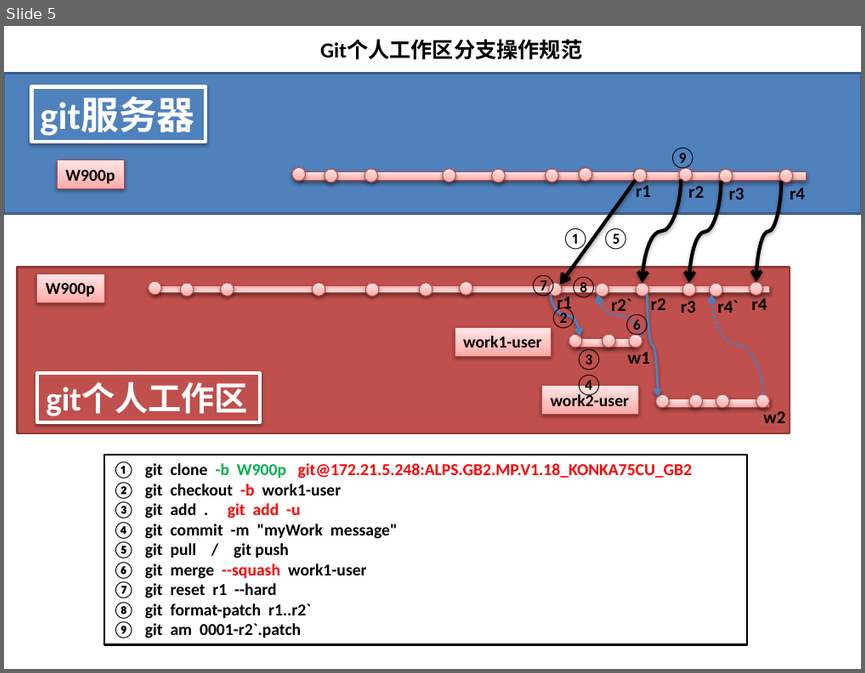
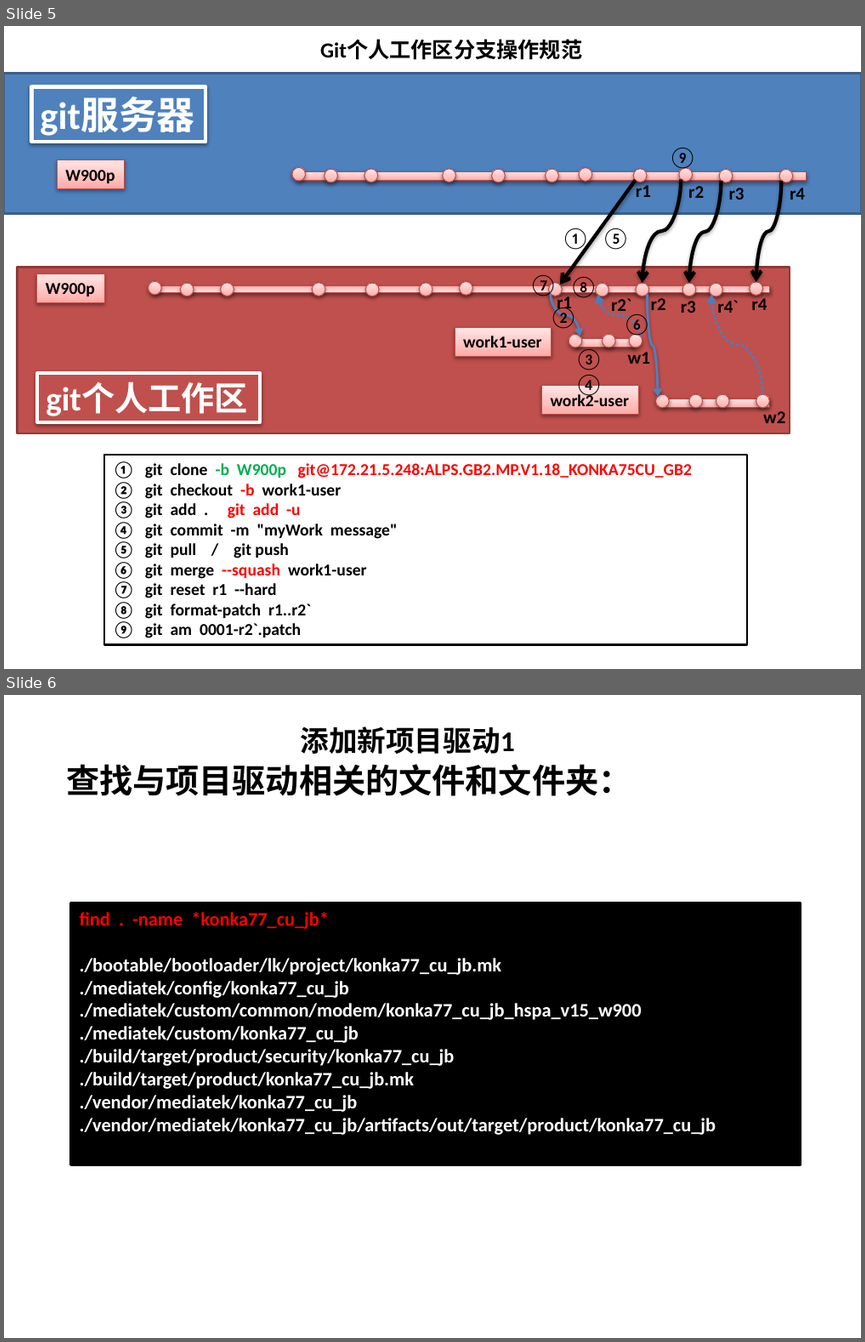
Before and after one commit to brucemj/git-doc, a slide deck: 课件/课件3/Git版本库操作规范.pptx. Shown one above the other, each under a label of ours: slide 5 before the commit, slides 5 and 6 after it. The pictures are 865x673 and 865x1342 pixels, drawn with LibreOffice and Linux fonts; fonts in the diff are those of the drawing. Boxes give left, top, right and bottom in pixels: in the first picture for what was removed or moved away, otherwise in the second. Text is boxed around its words. In the diff, an @@ line names an element or a change of style, - is before the commit and + after.

```diff
--- a/课件/课件3/Git版本库操作规范.pptx
+++ b/课件/课件3/Git版本库操作规范.pptx
@@ slide 6 added at <box>4,695,861,1338</box>, background #FFFFFF @@
@@ text added at <box>301,726,515,754</box>, 24 pt, text #000000, bold @@
+添加新项目驱动1
@@ text added at <box>66,764,631,796</box>, 28 pt, text #000000, bold @@
+查找与项目驱动相关的文件和文件夹：
@@ rectangle added at <box>71,902,800,1164</box>, fill #000000, outline #000000 2 pt, 16 pt, text #FFFFFF, bold @@
+find . -name *konka77_cu_jb*
+./bootable/bootloader/lk/project/konka77_cu_jb.mk
+./mediatek/config/konka77_cu_jb
+./mediatek/custom/common/modem/konka77_cu_jb_hspa_v15_w900
+./mediatek/custom/konka77_cu_jb
+./build/target/product/security/konka77_cu_jb
+./build/target/product/konka77_cu_jb.mk
+./vendor/mediatek/konka77_cu_jb
+./vendor/mediatek/konka77_cu_jb/artifacts/out/target/product/konka77_cu_jb
```
Also in this commit, not shown: 1 slide changed, 1 other slide added, 8 other files.
